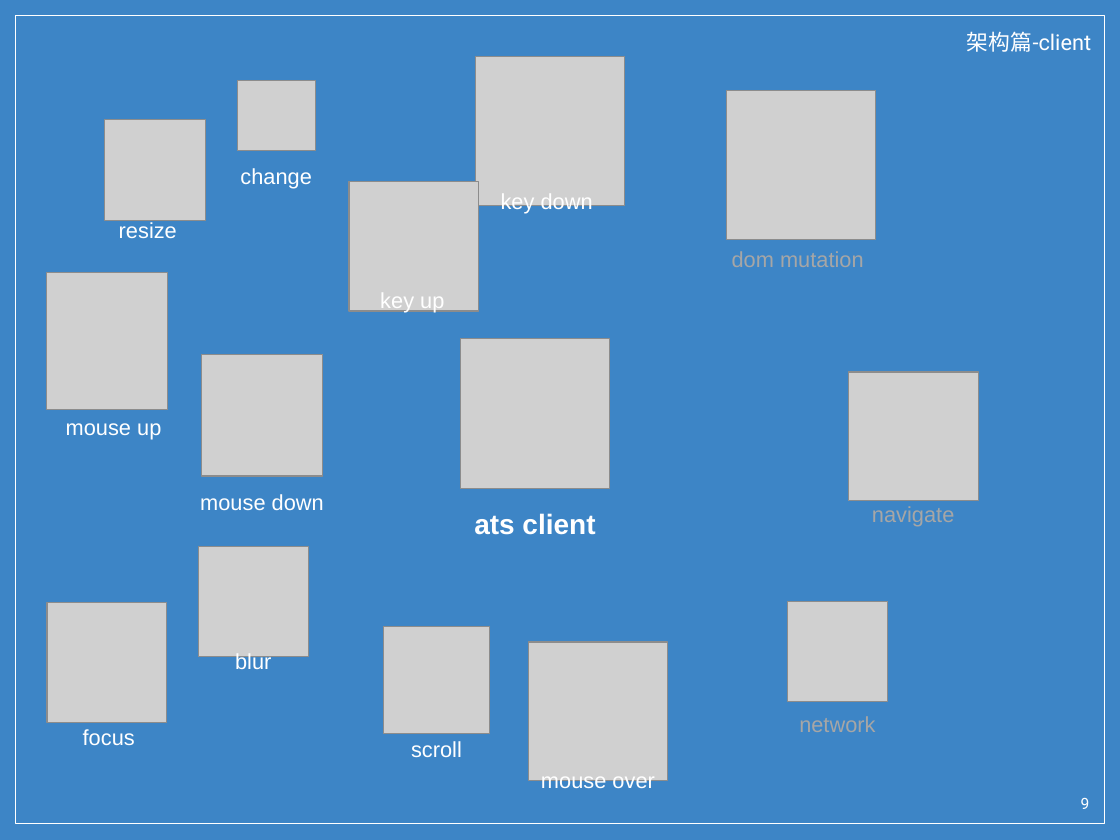
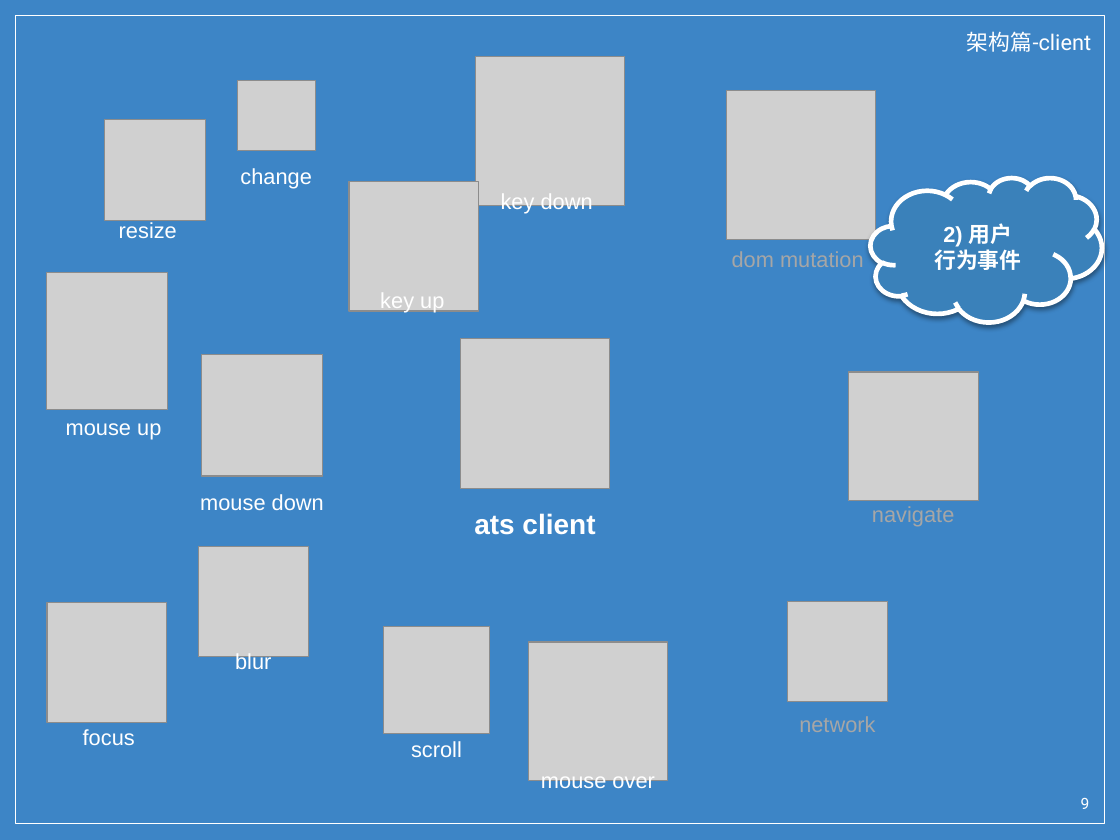
Before and after one commit to wu0792/ats_client, a slide deck: slide 9 of ext/share.pptx. Drawn at 1120x840 pixels with LibreOffice and Linux fonts; fonts in the diff are those of the drawing; grey boxes stand for pictures; background and template pictures are left out. Boxes give left, top, right and bottom in pixels: in the first picture for what was removed or moved away, otherwise in the second. Text is boxed around its words. In the diff, an @@ line names an element or a change of style, - is before the commit and + after.

```diff
--- a/ext/share.pptx
+++ b/ext/share.pptx
@@ cloud added at [870,178,1102,323], fill #3A81BA, outline #FFFFFF 3 pt, 14 pt, text #FFFFFF, bold @@
+2) 用户
+行为事件
```
Also in this commit, not shown: 5 other slides changed, 2 slides added, 3 slides removed.
